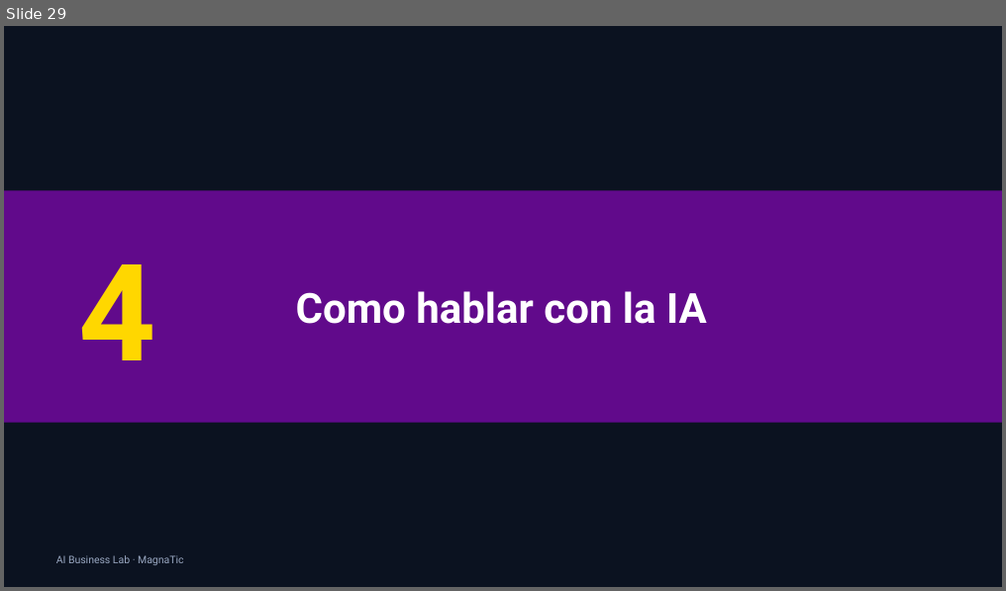
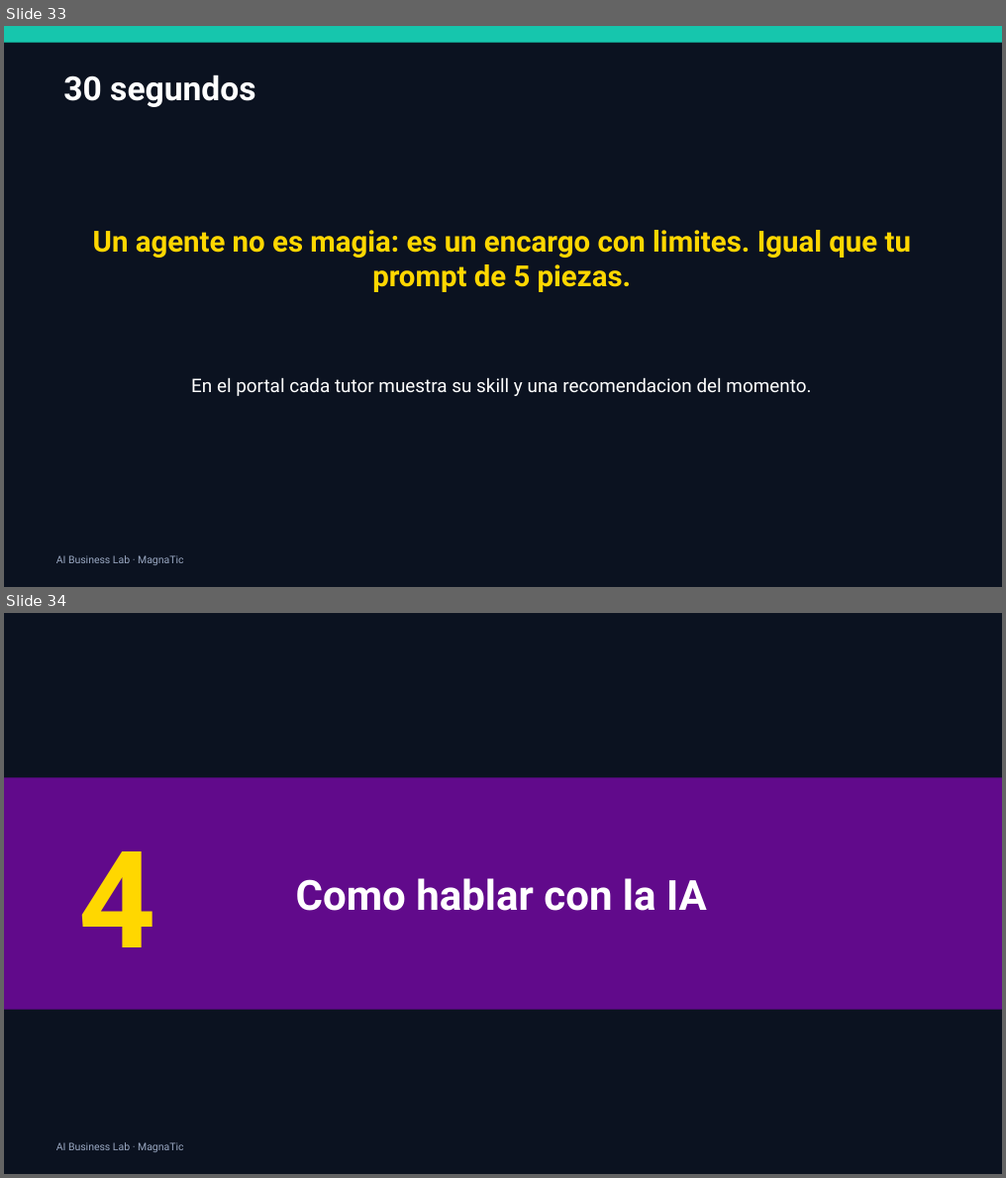
Before and after one commit to xander0408/CURSOS, a slide deck: AI-Business-Lab-Presentacion.pptx. Shown one above the other, each under a label of ours: slide 29 before the commit, slides 33 and 34 after it. The pictures are 1006x591 and 1006x1178 pixels, drawn with LibreOffice and Linux fonts; fonts in the diff are those of the drawing. Boxes give left, top, right and bottom in pixels: in the first picture for what was removed or moved away, otherwise in the second. Text is boxed around its words. In the diff, an @@ line names an element or a change of style, - is before the commit and + after.

```diff
--- a/AI-Business-Lab-Presentacion.pptx
+++ b/AI-Business-Lab-Presentacion.pptx
@@ slide 33 added at (4, 26, 1002, 587), background #0B1220 @@
@@ rectangle added at (4, 26, 1002, 43), fill #16C6AD @@
@@ text added at (63, 75, 255, 107), 32 pt, text #FFFFFF, bold @@
+30 segundos
@@ text added at (93, 230, 911, 292), 28 pt, text #FFD700, bold @@
+Un agente no es magia: es un encargo con limites. Igual que tu prompt de 5 piezas.
@@ text added at (191, 377, 811, 396), 18 pt, text #FFFFFF @@
+En el portal cada tutor muestra su skill y una recomendacion del momento.
@@ text added at (56, 556, 183, 566), 10 pt, text #9AA8C2 @@
+AI Business Lab · MagnaTic
@@ what was slide 29 is now slide 34 @@
```
Also in this commit, not shown: 3 slides changed, 6 other slides added, 1 slide removed, 28 other files.
